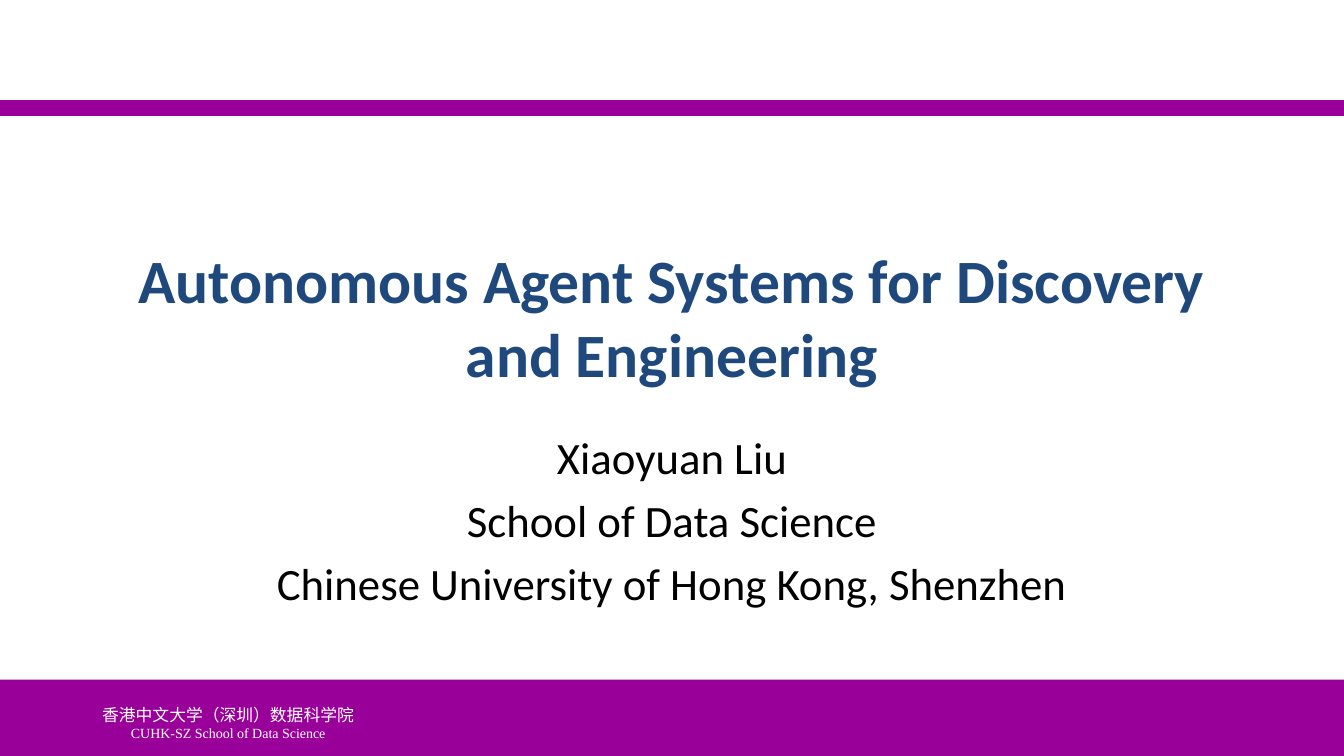
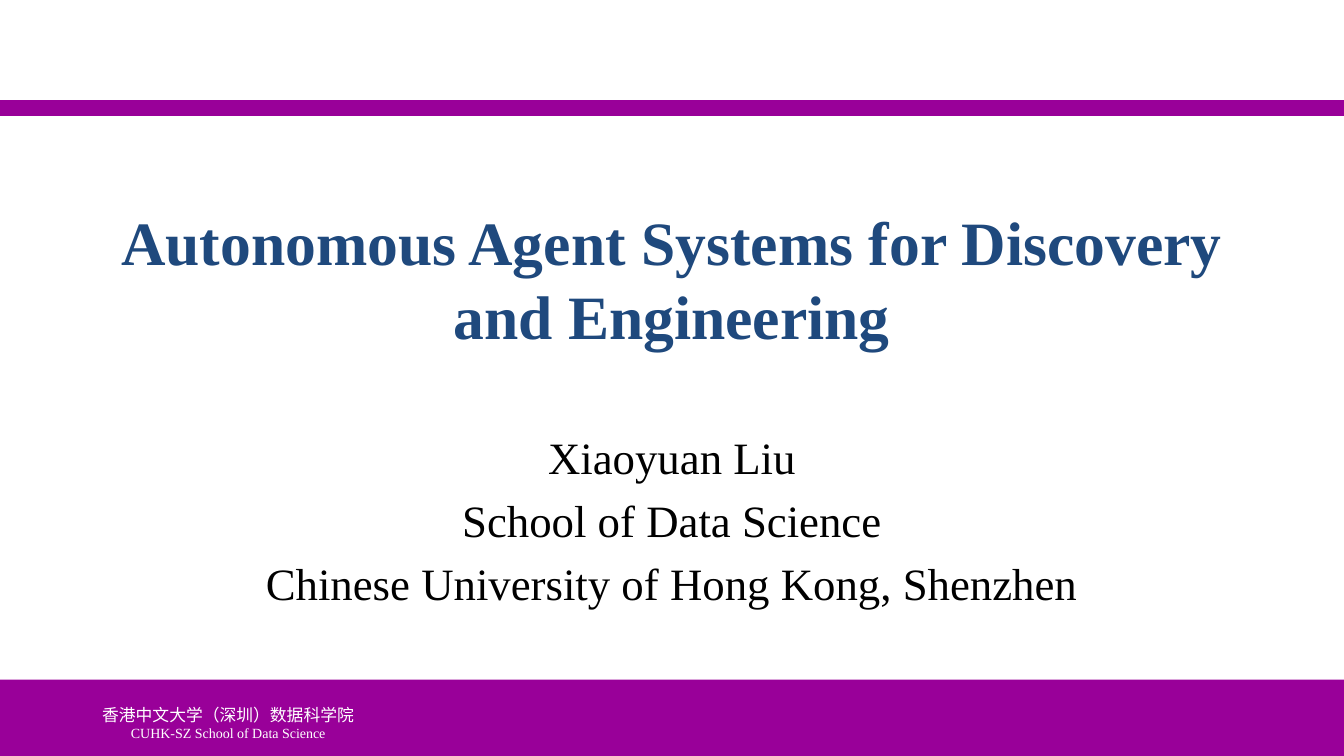
Before and after one commit to ychung1103/ychung1103.github.io, a slide deck: slide 1 of Slides/CSC6032/PPT/0421-刘效源-120040051.pptx. Drawn at 1344x756 pixels with LibreOffice and Linux fonts; fonts in the diff are those of the drawing; background and template pictures are left out. Boxes give left, top, right and bottom in pixels: in the first picture for what was removed or moved away, otherwise in the second. Text is boxed around its words. In the diff, an @@ line names an element or a change of style, - is before the commit and + after.

```diff
--- a/Slides/CSC6032/PPT/0421-刘效源-120040051.pptx
+++ b/Slides/CSC6032/PPT/0421-刘效源-120040051.pptx
@@ title "Autonomous Agent Systems for Discovery ..." at [121,221,1222,351]: font Calibri to Times New Roman @@
@@ title "Autonomous Agent Systems for Discovery ...": place and size @@
-title "Autonomous Agent Systems for Discovery ..." at [138,259,1204,388]
+title "Autonomous Agent Systems for Discovery ..." at [121,221,1222,351]
@@ subtitle "Xiaoyuan Liu" at [266,444,1077,609]: font Calibri to Times New Roman @@
```
Also in this commit, not shown: 24 other slides changed, 2 other files.
